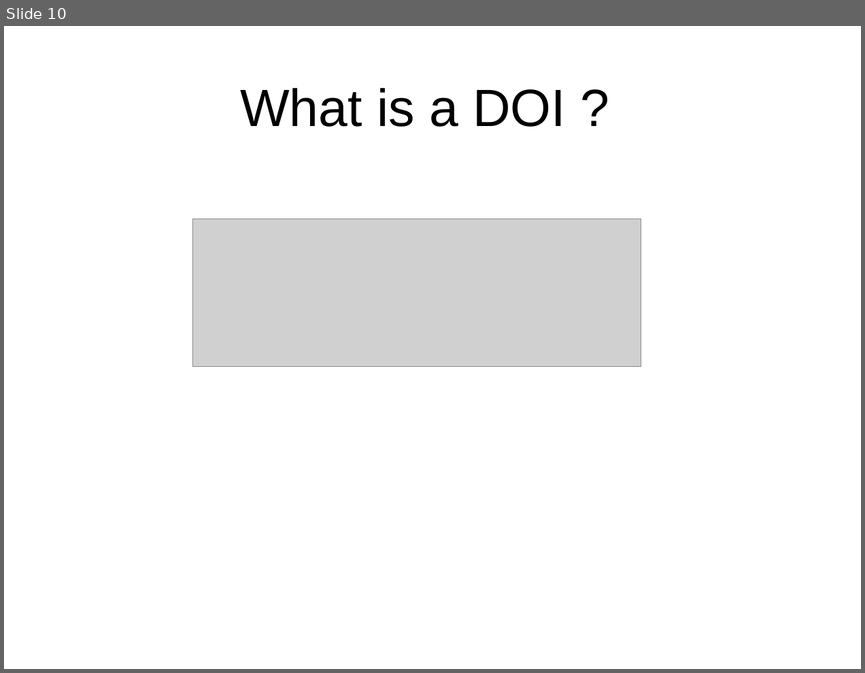
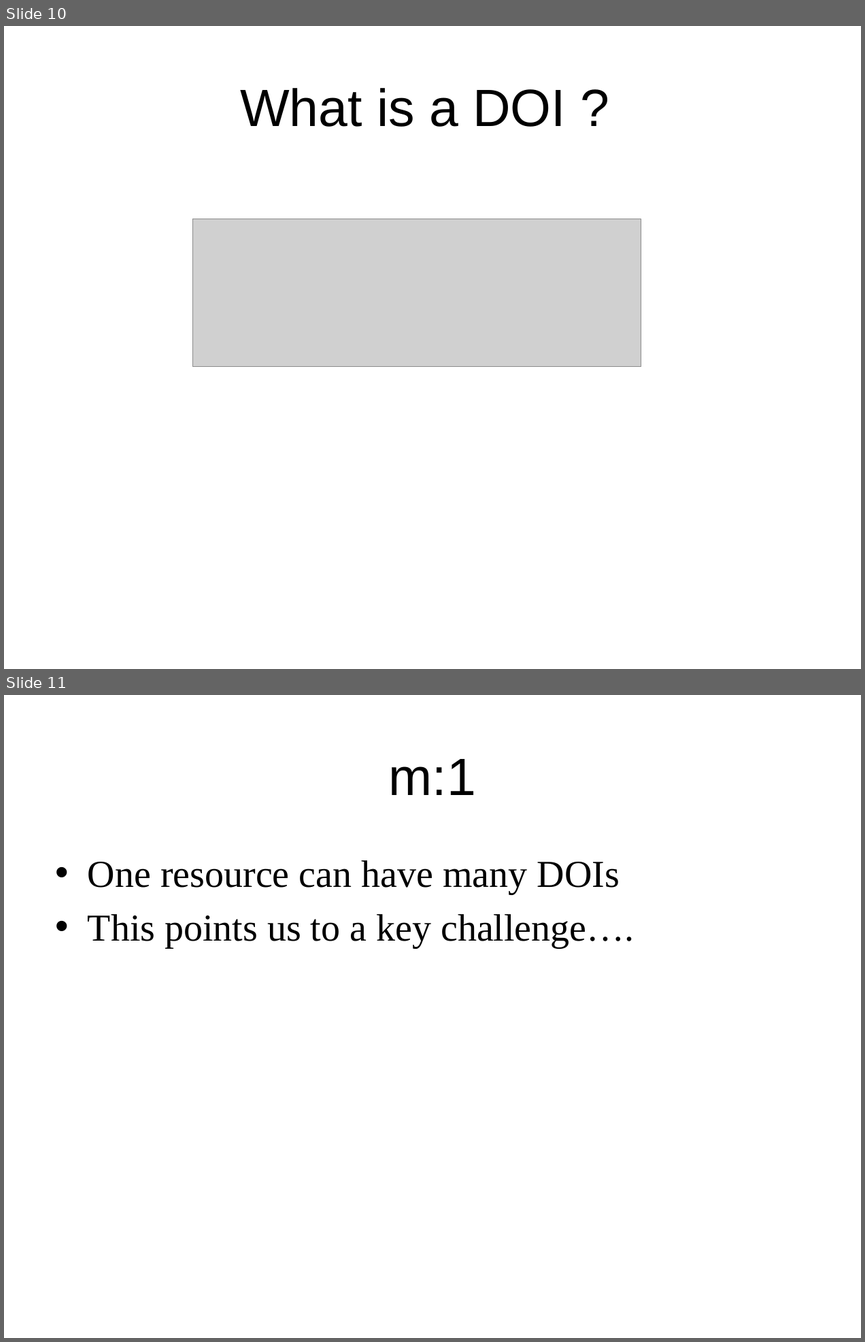
Before and after one commit to DataCurationWorkshop/HongKongCurationWorkshop, a slide deck: Day_1/Lectures/Slides/Day_1_Lecture_Identifier.pptx. Shown one above the other, each under a label of ours: slide 10 before the commit, slides 10 and 11 after it. The pictures are 865x673 and 865x1342 pixels, drawn with LibreOffice and Linux fonts; fonts in the diff are those of the drawing; grey boxes stand for pictures; background and template pictures are left out. Boxes give left, top, right and bottom in pixels: in the first picture for what was removed or moved away, otherwise in the second. Text is boxed around its words. In the diff, an @@ line names an element or a change of style, - is before the commit and + after.

```diff
--- a/Day_1/Lectures/Slides/Day_1_Lecture_Identifier.pptx
+++ b/Day_1/Lectures/Slides/Day_1_Lecture_Identifier.pptx
@@ slide 11 added at <box>4,695,861,1338</box>, background #FFFFFF @@
@@ title added at <box>389,759,476,795</box>, 44 pt, text #000000 @@
+m:1
@@ text added at <box>88,860,634,947</box>, 32 pt, text #000000 @@
+• One resource can have many DOIs
+• This points us to a key challenge….
```
Also in this commit, not shown: 2 slides changed, 3 other slides added, 1 slide removed.
